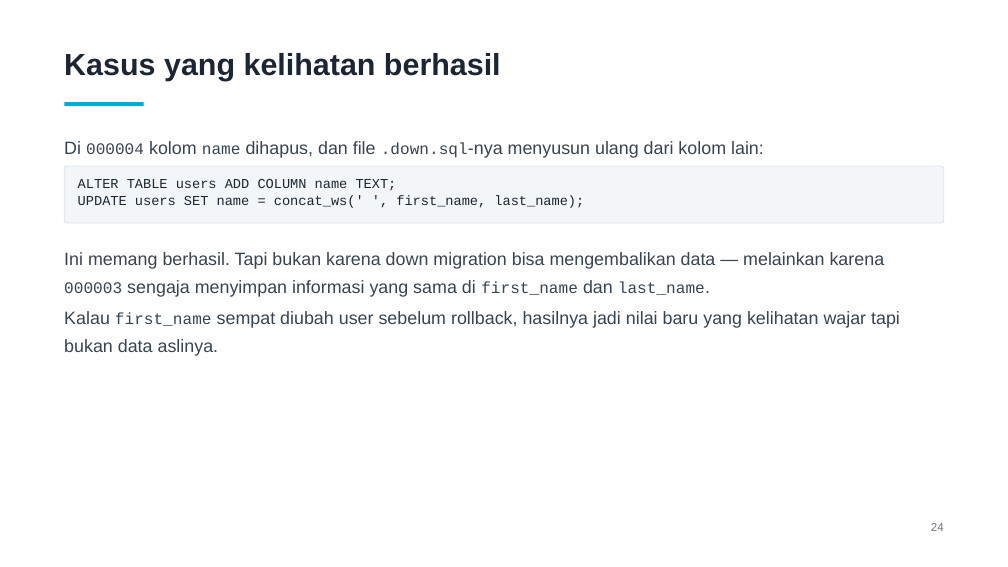
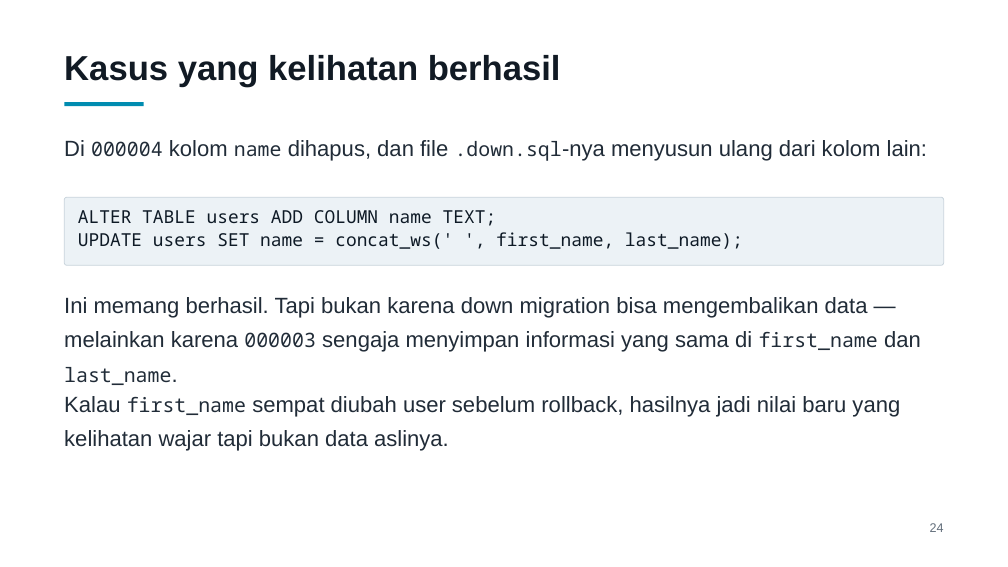
Before and after one commit to shariski/go-migration, a slide deck: slide 24 of slides/presentasi.pptx. Drawn at 1008x567 pixels with LibreOffice and Linux fonts; fonts in the diff are those of the drawing. Boxes give left, top, right and bottom in pixels: in the first picture for what was removed or moved away, otherwise in the second. Text is boxed around its words. In the diff, an @@ line names an element or a change of style, - is before the commit and + after.

Commit message:
Perbesar teks slide dan ganti font code ke JetBrains Mono
Deck dipakai lewat share screen Google Meet, jadi ukuran font dinaikkan
(body 17->21, code 13->17, judul 29->33) dan kontras warnanya dipertegas.
Courier New diganti JetBrains Mono karena strokenya lebih tebal dan
x-height-nya lebih besar, jadi lebih tahan kompresi video.

Slide 'Batasan down migration' dipadatkan; kalimat soal informasi yang
masih tersimpan sebelumnya diulang di slide berikutnya.

```diff
--- a/slides/presentasi.pptx
+++ b/slides/presentasi.pptx
@@ text "Kasus yang kelihatan berhasil" at (x1=64, y1=55, x2=561, y2=87): size 29 to 33 pt, text colour #1B2533 to #111A24 @@
@@ rectangle at (x1=64, y1=102, x2=144, y2=107): fill #00ADD8 to #008CB0 @@
@@ text "Di 000004 kolom name dihapus, ..." at (x1=64, y1=140, x2=927, y2=161): size 17 to 21 pt in "Di kolom dihapus, dan file .down.sql-nya menyusun ..."; size 15.3 to 18.9 pt, font Courier New to Noto Sans Mono in "000004 name .down.sql-nya"; text colour #374451 to #212C38 @@
@@ rounded rectangle "ALTER TABLE users ADD COLUMN ..." resized from (x1=64, y1=166, x2=944, y2=223) to (x1=64, y1=197, x2=944, y2=265) @@
@@ rounded rectangle "ALTER TABLE users ADD COLUMN ..." at (x1=64, y1=197, x2=944, y2=265): size 13 to 17 pt, font Courier New to Noto Sans Mono, text colour #1B2733 to #0E1A26; fill #F3F6F8 to #ECF2F6; outline #DDE3E8 0.75 pt to #C9D4DC 0.75 pt @@
@@ text "Ini memang berhasil. Tapi bukan ..." moved from (x1=64, y1=252, x2=885, y2=297) to (x1=64, y1=297, x2=921, y2=385) @@
@@ text "Ini memang berhasil. Tapi bukan ..." at (x1=64, y1=297, x2=921, y2=385): size 17 to 21 pt in "Ini memang berhasil. Tapi bukan karena down ..."; size 15.3 to 18.9 pt, font Courier New to Noto Sans Mono in "000003 first_name last_name."; text colour #374451 to #212C38 @@
@@ text "Kalau first_name sempat diubah user ..." moved from (x1=64, y1=311, x2=900, y2=356) to (x1=64, y1=396, x2=900, y2=451) @@
@@ text "Kalau first_name sempat diubah user ..." at (x1=64, y1=396, x2=900, y2=451): size 17 to 21 pt, text colour #374451 to #212C38; size 15.3 to 18.9 pt, font Courier New to Noto Sans Mono in "first_name" @@
@@ text "24" at (x1=930, y1=523, x2=944, y2=532): size 11 to 12 pt, text colour #6B7784 to #626E7B @@
```
Also in this commit, not shown: 32 other slides changed, 2 other files.
